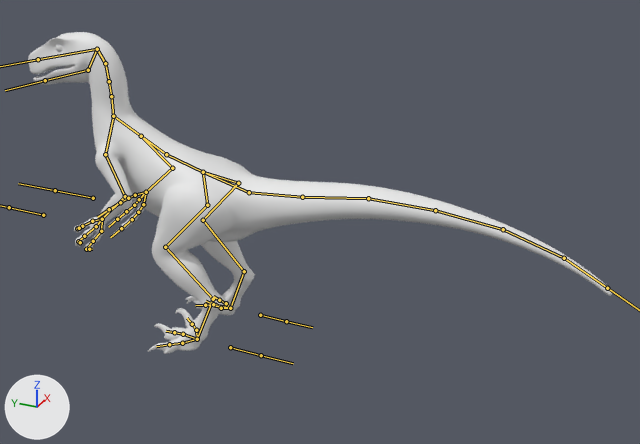
What one commit did to the FBX model Assets/Animation/Velociraptor_Ani.fbx.
One viewpoint serves both versions: a 50 mm lens placed at (-5.84, -3.82, 4.2), pointed at (0.04, -1.17, 1.26). The axes (+X, +Y, +Z) are drawn at lower left. The lights are the same throughout. The bones that bend it are drawn over the model as lines.

Names of what the first picture shows: 'Body'.
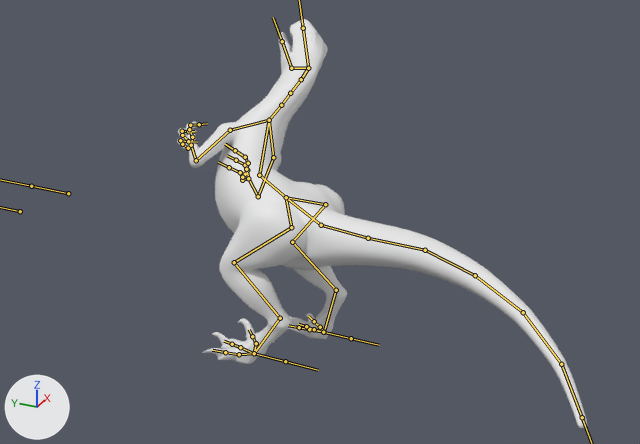
The newer file adds an action. The first version stands in its rest pose; the second is drawn at frame 11 of the action 'Armature|Hit'.

What differs and where, as boxes (x1, y1, x2, y2) in the pictures (640 x 444 px):
'Body', posed (30% narrower, 27% taller): before (28, 32, 612, 354); after (177, 19, 587, 428)
bone 'Chest.001', root to tip: before (166, 154) to (113, 116); after (259, 175) to (269, 120)
bone 'Neck.004', root to tip: before (113, 116) to (111, 96); after (269, 120) to (281, 105)
bone 'Neck.001', root to tip: before (105, 63) to (97, 49); after (301, 79) to (308, 68)
bone 'Head.001', root to tip: before (97, 49) to (38, 59); after (308, 68) to (303, 28)
bone 'Jaw.001', root to tip: before (97, 49) to (88, 70); after (308, 68) to (291, 68)
bone 'Arm.L.001', root to tip: before (105, 154) to (125, 196); after (230, 130) to (196, 160)
bone 'Arm.L.002', root to tip: before (125, 196) to (102, 219); after (196, 160) to (191, 145)
bone 'Arm.R.001', root to tip: before (141, 136) to (172, 168); after (273, 157) to (258, 196)
bone 'Arm.R.002', root to tip: before (172, 168) to (146, 192); after (258, 196) to (248, 178)
bone 'Chest.002', root to tip: before (166, 154) to (203, 172); after (259, 175) to (286, 197)
bone 'Tail.001', root to tip: before (302, 197) to (368, 198); after (368, 238) to (425, 250)
bone 'Tail.002', root to tip: before (368, 198) to (435, 210); after (425, 250) to (475, 275)
bone 'Tail.003', root to tip: before (435, 210) to (503, 229); after (475, 275) to (523, 312)
bone 'Tail.004', root to tip: before (503, 229) to (564, 258); after (523, 312) to (561, 364)
bone 'Tail.005', root to tip: before (564, 258) to (607, 288); after (561, 364) to (582, 417)
bone 'Leg.L.001', root to tip: before (203, 172) to (207, 205); after (286, 197) to (291, 227)
bone 'Leg.L.002', root to tip: before (207, 205) to (165, 247); after (291, 227) to (234, 262)
bone 'Leg.L.003', root to tip: before (165, 247) to (213, 299); after (234, 262) to (280, 318)
bone 'Leg.L.004', root to tip: before (213, 299) to (197, 339); after (280, 318) to (254, 353)
bone 'Toe2.L.001', root to tip: before (197, 339) to (183, 334); after (254, 353) to (240, 347)
bone 'Toe2.L.002', root to tip: before (183, 334) to (174, 332); after (240, 347) to (232, 344)
bone 'Toe1.L.001', root to tip: before (197, 339) to (196, 330); after (254, 353) to (256, 343)
bone 'Toe1.L.002', root to tip: before (196, 330) to (192, 324); after (256, 343) to (252, 336)
bone 'Leg.R.001', root to tip: before (203, 172) to (238, 183); after (286, 197) to (325, 204)
bone 'Leg.R.002', root to tip: before (238, 183) to (203, 220); after (325, 204) to (292, 242)
bone 'Leg.R.003', root to tip: before (203, 220) to (244, 271); after (292, 242) to (336, 290)
bone 'Leg.R.004', root to tip: before (244, 271) to (230, 308); after (336, 290) to (324, 332)
bone 'Toe2.R.002', root to tip: before (215, 305) to (205, 305); after (309, 329) to (299, 327)
bone 'Toe1.R.001', root to tip: before (230, 308) to (221, 308); after (324, 332) to (314, 329)
bone 'Toe1.R.002', root to tip: before (221, 308) to (213, 304); after (314, 329) to (306, 326)
bone 'Toe3.R.001', root to tip: before (230, 308) to (226, 303); after (324, 332) to (320, 327)
bone 'Toe3.R.002', root to tip: before (226, 303) to (219, 300); after (320, 327) to (314, 321)

The edits, one by one:
Bone 'Chest.001' (bone_chest_001) moves from (0.0, 0.0, 0.0) to (-0.48, -1.3, -0.35).
Bone 'Chest.001' (bone_chest_001) turns from (0, 0, 0) to (-25, 19, 50) degrees about its own x, y and z.
Bone 'Neck.004' (bone_neck_004) turns from (0, 0, 0) to (17, -3, 6) degrees about its own x, y and z.
Bone 'Neck.001' (bone_neck_001) turns from (0, 0, 0) to (-7, 9, 6) degrees about its own x, y and z.
Bone 'Head.001' (bone_head_001) turns from (0, 0, 0) to (32, -2, -1) degrees about its own x, y and z.
Bone 'Jaw.001' (bone_jaw_001) turns from (0, 0, 0) to (27, -1, -2) degrees about its own x, y and z.
Bone 'Arm.L.001' (bone_arm_l_001) turns from (0, 0, 0) to (23, -4, -7) degrees about its own x, y and z.
Bone 'Arm.L.002' (bone_arm_l_002) turns from (0, 0, 0) to (8, -12, -8) degrees about its own x, y and z.
Bone 'Arm.R.001' (bone_arm_r_001) turns from (0, 0, 0) to (22, 8, -4) degrees about its own x, y and z.
Bone 'Arm.R.002' (bone_arm_r_002) turns from (0, 0, 0) to (8, -15, -12) degrees about its own x, y and z.
Bone 'Chest.002' (bone_chest_002) moves from (0.0, 0.0, 0.0) to (0.48, 1.34, -0.1).
Bone 'Chest.002' (bone_chest_002) turns from (0, 0, 0) to (0, -10, 24) degrees about its own x, y and z.
Bone 'Tail.001' (bone_tail_001) turns from (0, 0, 0) to (0, -1, -6) degrees about its own x, y and z.
Bone 'Tail.002' (bone_tail_002) turns from (0, 0, 0) to (0, 1, 8) degrees about its own x, y and z.
Bone 'Tail.003' (bone_tail_003) turns from (0, 0, 0) to (0, 1, 5) degrees about its own x, y and z.
Bone 'Tail.004' (bone_tail_004) turns from (0, 0, 0) to (0, 2, 6) degrees about its own x, y and z.
Bone 'Tail.005' (bone_tail_005) turns from (0, 0, 0) to (0, 4, 7) degrees about its own x, y and z.
Bone 'Leg.L.001' (bone_leg_l_001) turns from (0, 0, 0) to (-18, -9, -7) degrees about its own x, y and z.
Bone 'Leg.L.002' (bone_leg_l_002) turns from (0, 0, 0) to (5, -2, -2) degrees about its own x, y and z.
Bone 'Leg.L.003' (bone_leg_l_003) turns from (0, 0, 0) to (-9, 2, -4) degrees about its own x, y and z.
Bone 'Leg.L.004' (bone_leg_l_004) turns from (0, 0, 0) to (9, 9, -3) degrees about its own x, y and z.
Bone 'Toe2.L.001' (bone_toe2_l_001) turns from (0, 0, 0) to (5, -4, 7) degrees about its own x, y and z.
Bone 'Toe2.L.002' (bone_toe2_l_002) turns from (0, 0, 0) to (4, 1, -3) degrees about its own x, y and z.
Bone 'Toe1.L.001' (bone_toe1_l_001) turns from (0, 0, 0) to (-3, 5, -3) degrees about its own x, y and z.
Bone 'Toe1.L.002' (bone_toe1_l_002) turns from (0, 0, 0) to (9, -4, 5) degrees about its own x, y and z.
Bone 'Leg.R.001' (bone_leg_r_001) turns from (0, 0, 0) to (-25, -2, -5) degrees about its own x, y and z.
Bone 'Leg.R.002' (bone_leg_r_002) turns from (0, 0, 0) to (6, 3, 4) degrees about its own x, y and z.
Bone 'Leg.R.003' (bone_leg_r_003) turns from (0, 0, 0) to (-12, -2, 4) degrees about its own x, y and z.
Bone 'Leg.R.004' (bone_leg_r_004) turns from (0, 0, 0) to (7, 0, 2) degrees about its own x, y and z.
Bone 'Toe2.R.002' (bone_toe2_r_002) turns from (0, 0, 0) to (13, 2, -10) degrees about its own x, y and z.
Bone 'Toe1.R.001' (bone_toe1_r_001) turns from (0, 0, 0) to (-6, -8, -6) degrees about its own x, y and z.
Bone 'Toe1.R.002' (bone_toe1_r_002) turns from (0, 0, 0) to (21, 2, 11) degrees about its own x, y and z.
Bone 'Toe3.R.001' (bone_toe3_r_001) turns from (0, 0, 0) to (1, 11, 6) degrees about its own x, y and z.
Bone 'Toe3.R.002' (bone_toe3_r_002) turns from (0, 0, 0) to (2, 6, 7) degrees about its own x, y and z.
